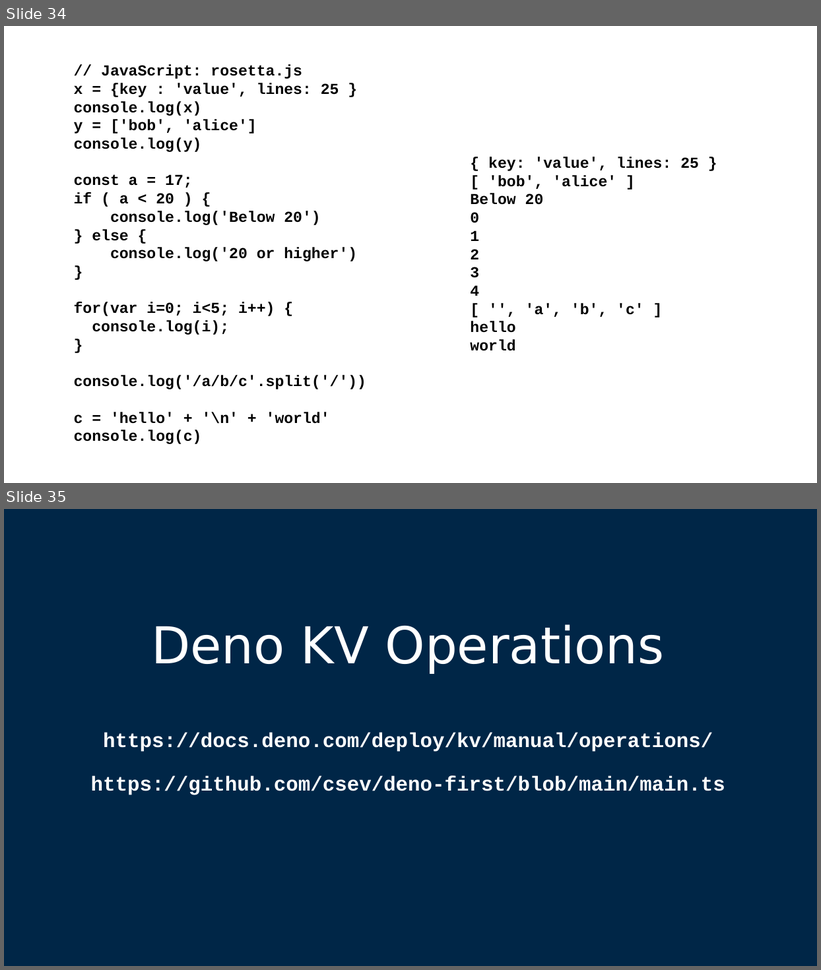
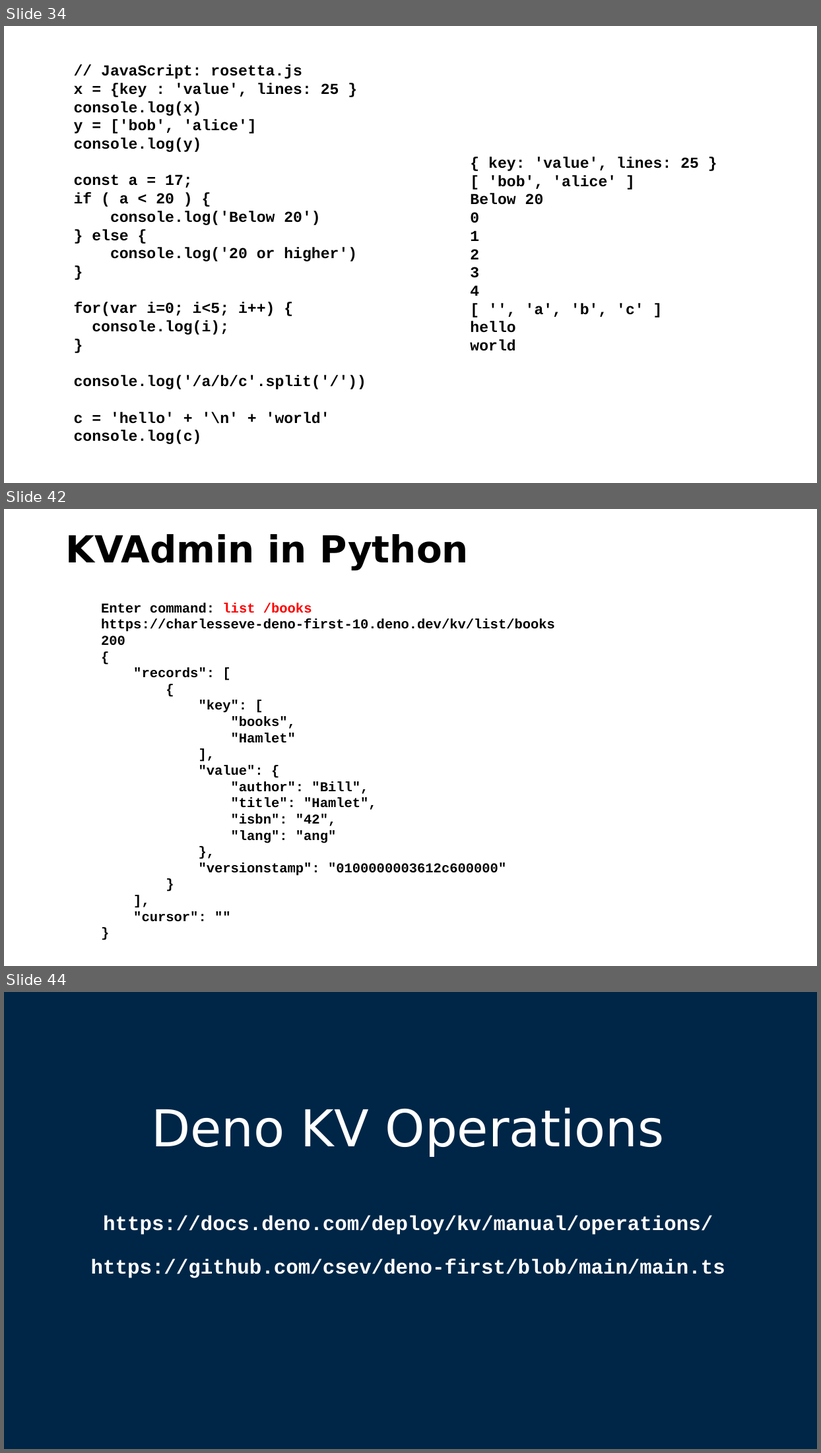
Before and after one commit to csev/pg4e, a slide deck: lectures/07-DenoKV.pptx. Shown one above the other, each under a label of ours: slides 34 and 35 before the commit, slides 34, 42 and 44 after it; the slides between them are not shown. The pictures are 821x970 and 821x1453 pixels, drawn with LibreOffice and Linux fonts; fonts in the diff are those of the drawing. Boxes give left, top, right and bottom in pixels: in the first picture for what was removed or moved away, otherwise in the second. Text is boxed around its words. In the diff, an @@ line names an element or a change of style, - is before the commit and + after.

```diff
--- a/lectures/07-DenoKV.pptx
+++ b/lectures/07-DenoKV.pptx
@@ slide 42 added at (4, 509, 817, 966), background #FFFFFF @@
@@ title added at (66, 534, 469, 570), 44 pt, text #000000, bold @@
+KVAdmin in Python
@@ text added at (101, 603, 555, 922), 16 pt, text #000000, bold @@
+Enter command: list /books
+https://charlesseve-deno-first-10.deno.dev/kv/list/books
+200
+{
+"records": [
+{
+"key": [
+"books",
+"Hamlet"
+],
+"value": {
+"author": "Bill",
+"title": "Hamlet",
+"isbn": "42",
+"lang": "ang"
+},
+"versionstamp": "0100000003612c600000"
+}
+],
+"cursor": ""
+}
@@ what was slide 35 is now slide 44 @@
```
Also in this commit, not shown: 1 slide changed, 7 other slides added, 2 other files.
